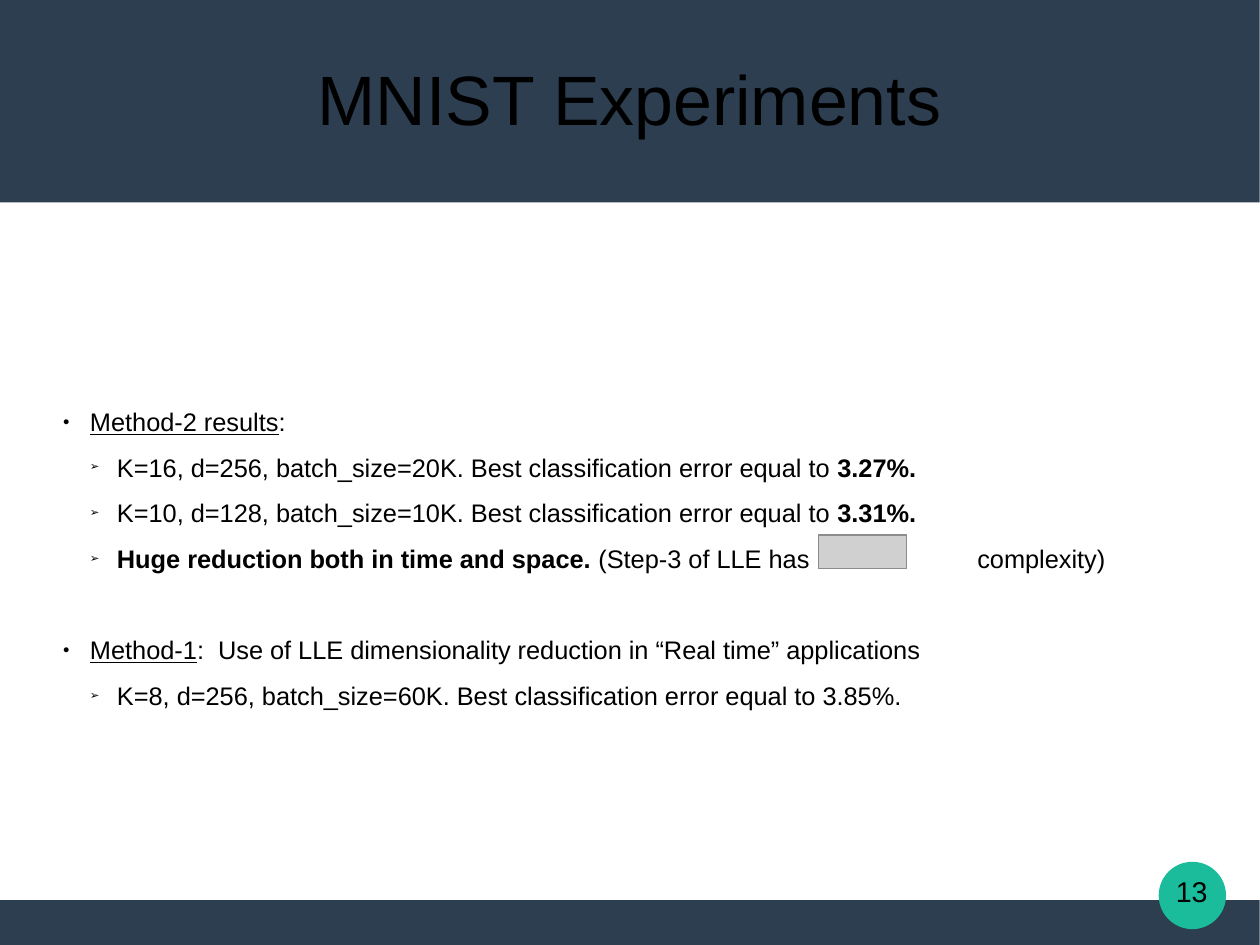
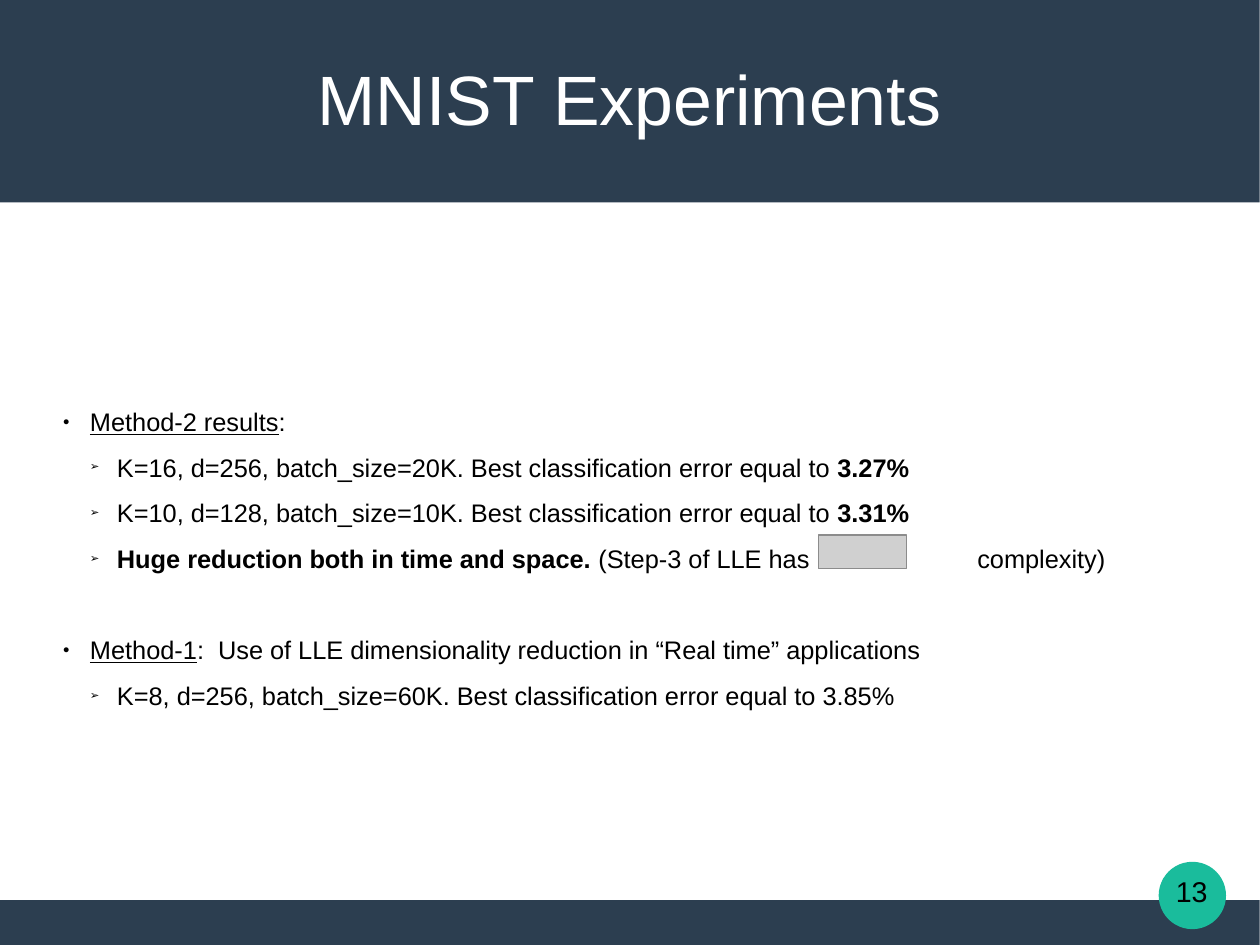
Before and after one commit to Katsileros/Dimensionality_Reduction, a slide deck: slide 13 of Diploma-Thesis-LaTeX/presentation/Locally_Linear_Embeddings_in_Pattern_Recognition.odp. Drawn at 1260x945 pixels with LibreOffice and Linux fonts; fonts in the diff are those of the drawing; grey boxes stand for pictures. Boxes give left, top, right and bottom in pixels: in the first picture for what was removed or moved away, otherwise in the second. Text is boxed around its words. In the diff, an @@ line names an element or a change of style, - is before the commit and + after.

```diff
--- a/Diploma-Thesis-LaTeX/presentation/Locally_Linear_Embeddings_in_Pattern_Recognition.odp
+++ b/Diploma-Thesis-LaTeX/presentation/Locally_Linear_Embeddings_in_Pattern_Recognition.odp
@@ title "MNIST Experiments" at [318,74,941,138]: text colour #000000 to #FFFFFF @@
@@ subtitle at [117,458,909,528]: text changed @@
-  ➢ K=16, d=256, batch_size=20K. Best classification error equal to 3.27%.
-  ➢ K=10, d=128, batch_size=10K. Best classification error equal to 3.31%.
+  ➢ K=16, d=256, batch_size=20K. Best classification error equal to 3.27%
+  ➢ K=10, d=128, batch_size=10K. Best classification error equal to 3.31%
@@ subtitle at [117,686,895,710]: text changed @@
-  ➢ K=8, d=256, batch_size=60K. Best classification error equal to 3.85%.
+  ➢ K=8, d=256, batch_size=60K. Best classification error equal to 3.85%
```
Also in this commit, not shown: 19 other slides changed, 1 other file.
